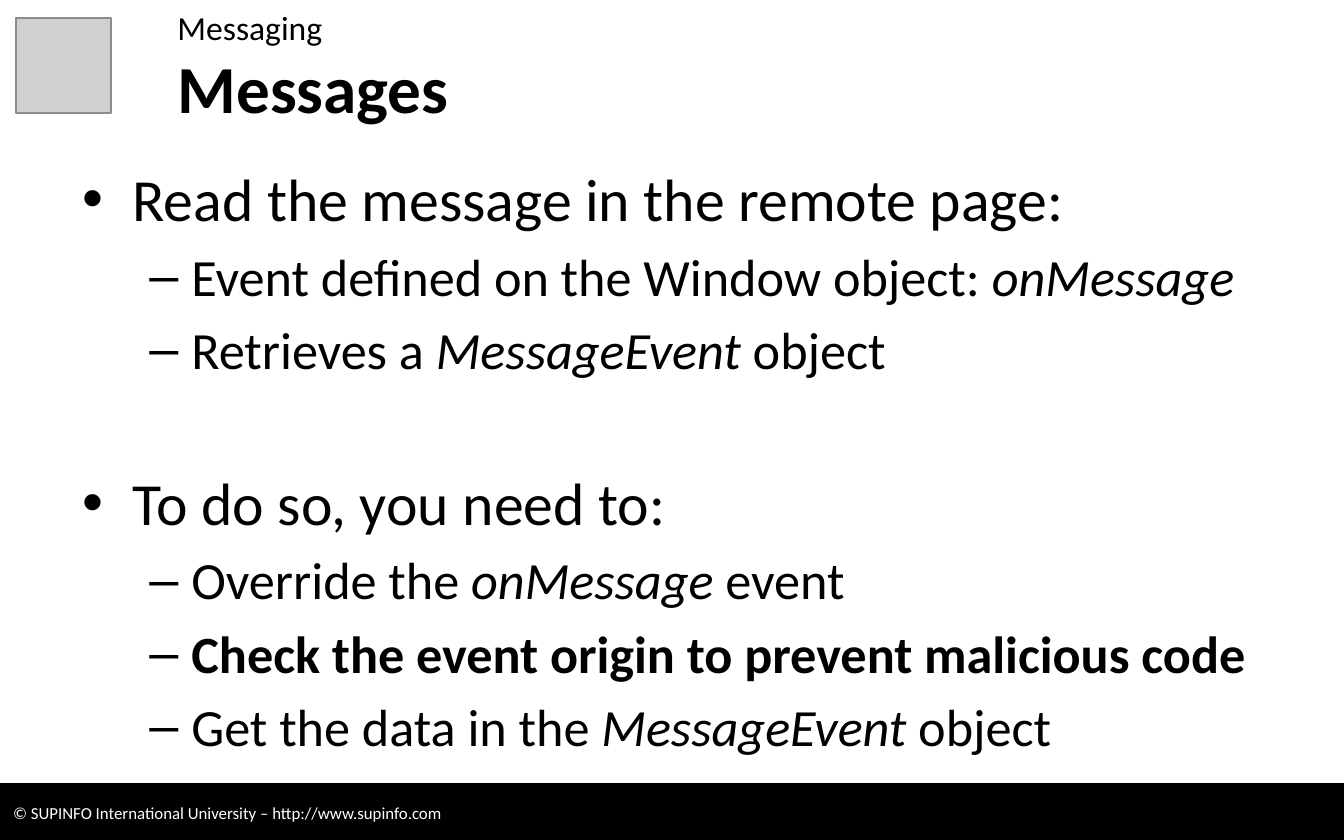
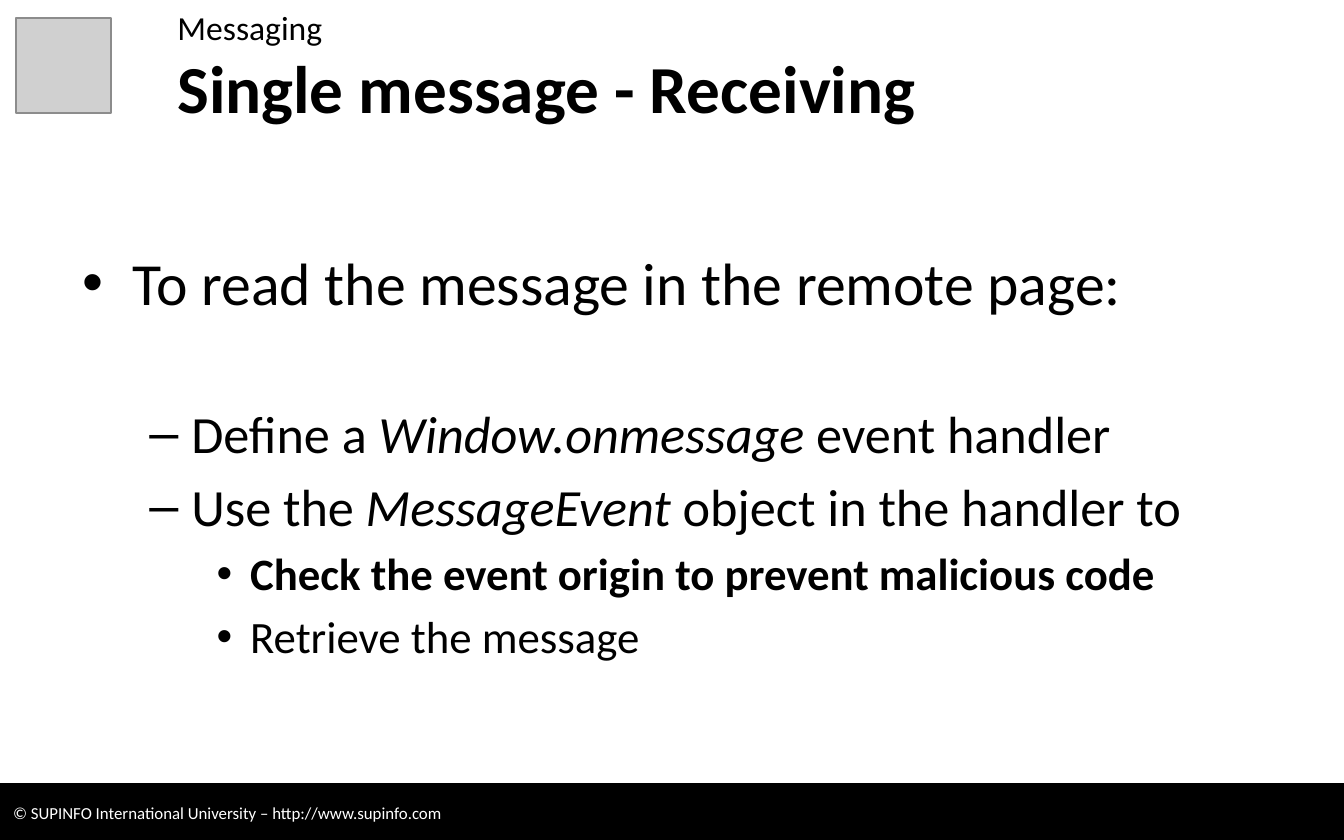
Before and after one commit to CodeCourses/3WEB, a slide deck: slide 9 of 05 - HTML5 - New APIs 1 [RC without Labs].pptx (slide 43 before the commit). Drawn at 1344x840 pixels with LibreOffice and Linux fonts; fonts in the diff are those of the drawing; grey boxes stand for pictures; background and template pictures are left out. Boxes give left, top, right and bottom in pixels: in the first picture for what was removed or moved away, otherwise in the second. Text is boxed around its words. In the diff, an @@ line names an element or a change of style, - is before the commit and + after.

```diff
--- a/05 - HTML5 - New APIs 1 [RC without Labs].pptx
+++ b/05 - HTML5 - New APIs 1 [RC without Labs].pptx
@@ title at <box>177,66,915,125</box>: text changed @@
-Messages
+Single message - Receiving
@@ text at <box>133,263,1181,535</box>: text changed @@
-• Read the message in the remote page:
-  – Event defined on the Window object: onMessage
-  – Retrieves a MessageEvent object
-• To do so, you need to:
-  – Override the onMessage event
+• To read the message in the remote page:
+  – Define a Window.onmessage event handler
+  – Use the MessageEvent object in the handler to
@@ text at <box>250,558,1154,598</box>: size 28 to 24 pt in "Check the event origin to prevent malicious ..."; bullet – to •; list level 2 to 3 in "Check the event origin to ..." @@
@@ text at <box>250,622,640,661</box>: text changed; size 28 to 24 pt @@
-  – Get the data in the MessageEvent object
+    • Retrieve the message
```
Also in this commit, not shown: 10 other slides changed, 14 slides added, 1 slide removed, 9 other files.
